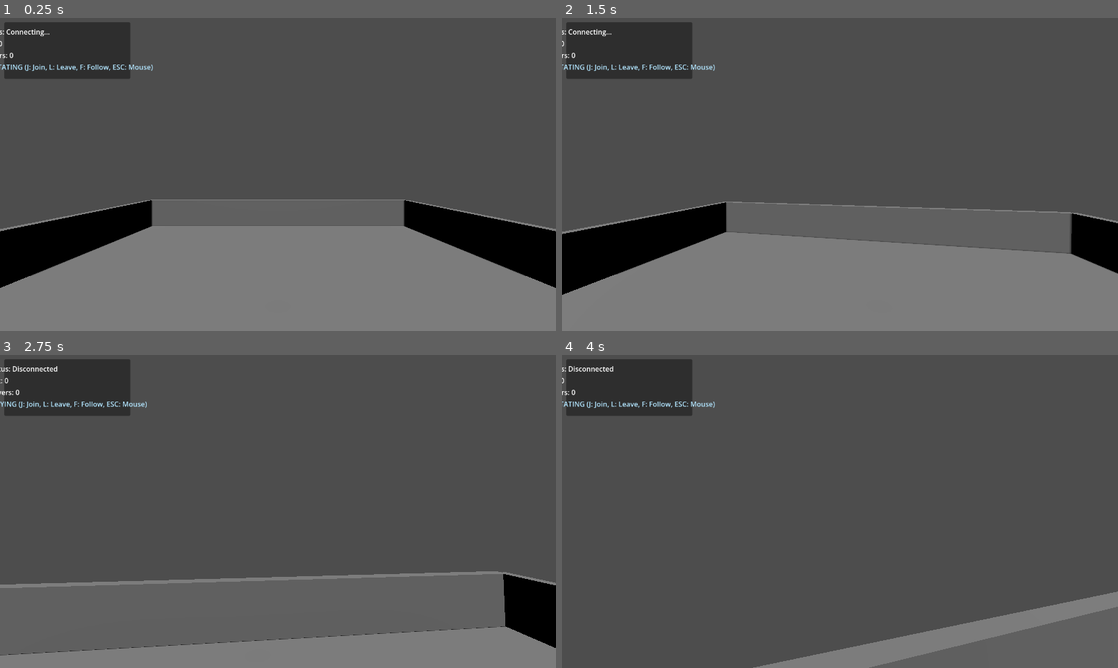
Above: before the commit, frames 1-4 (two rows, left to right).
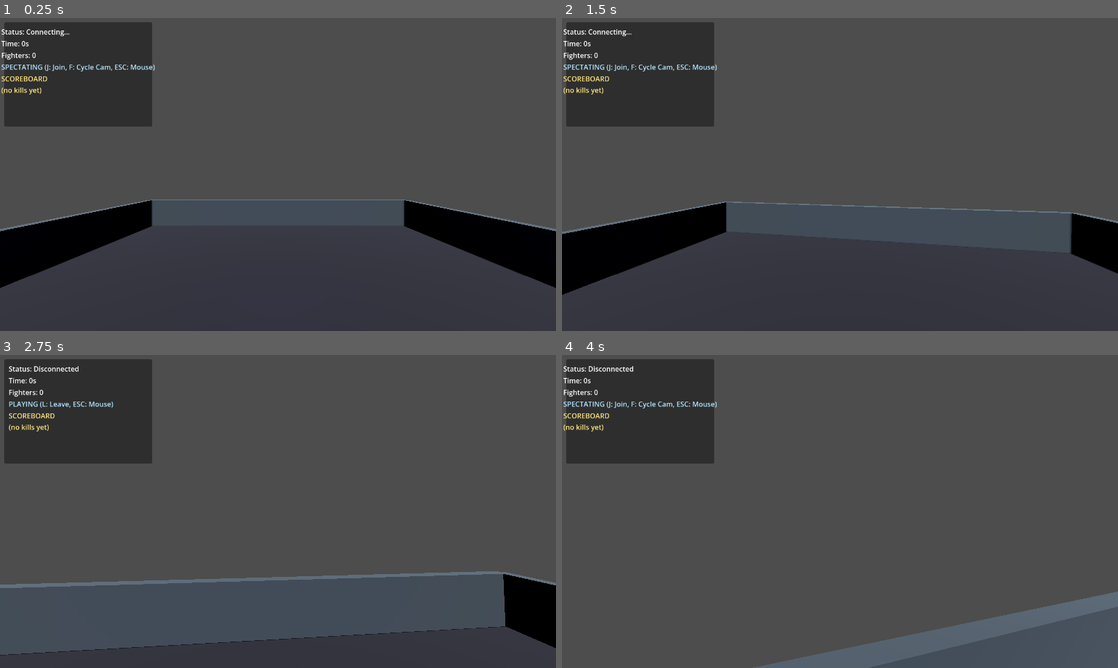
Above: after the commit, the same moments.

Repository: blisspixel/doomy
Game: Godot game, scene res://scenes/main.tscn
Two runs of this game, one before a commit and one after it. Both use one fixed random seed, a clock stepped at 60 frames per second and the inputs below.
Inputs (mouse positions are in pixels of both pictures, inside the frame that each line leads up to):
- Up to frame 1 (0.25 s): no input
- Up to frame 2 (1.5 s): tap Enter at 0.5 s; move the mouse to (867, 174) at 0.52 s; press the mouse at (867, 174) at 0.53 s; hold W (move_forward) from 0.53 s (still down); tap F (toggle_follow) at 0.8, 1.35 s; move the mouse to (812, 174) at 1.27 s; release the mouse at (812, 174) at 1.28 s
- Up to frame 3 (2.75 s): keep holding W (move_forward); tap J at 1.55, 2.1 s; move the mouse to (289, 505) at 2.02 s; tap L at 2.3 s
- Up to frame 4 (4 s): keep holding W (move_forward); move the mouse to (834, 517) at 2.77 s; tap L at 2.85 s; click (834, 517) at 3.05 s; move the mouse to (878, 514) at 3.52 s; press the mouse at (878, 514) at 3.53 s; tap F (toggle_follow) at 3.8 s

The runs differ from the first frame. In frame 1, 37% of the frame differs, in the area x 0-100%, y 1-100%; in frame 2, 38%; in frame 3, 32%; in frame 4, 12%.

Commit message:
Polish FEEL: readable combat, continuous drama, spectator delight
Readable Combat:
- High-contrast arena: dark floor (#252040), gray walls (#4D5966), brighter lighting
- Distinct fighter colors: Red (Rusher), Cyan (Sniper), Gold (Flanker), Green (Tank)
- Muzzle flash: Bright yellow-white bursts with 4x emission energy
- Hit feedback: Fighters flash red when taking damage (0.15s duration)
- Emissive materials: All fighters have subtle glow for visibility

Continuous Drama:
- Bot behavior variety: Aggressive (Rusher), Defensive (Sniper), Flanker, Balanced (Tank)
  - Rusher: Always charging forward, fires at 35 unit range
  - Sniper: Keeps 8-15 unit optimal range, strafes, precise shooting
  - Flanker: Circles around target, forward + strafe combo
  - Tank: Balanced chase-and-shoot
- Respawn: Already 3s (60 ticks at 20Hz), verified working
- Multiple frags within first 10s, never stops

Spectator Delight:
- Auto-cycling follow cam: Cycles fighters every 6s (default ON)
- Smooth interpolated camera transitions
- Live scoreboard: Top 4 fighters with kill counts, sorted
- Prominent killfeed: Larger text (42pt), thick outline, pulse animation
- Time display: Shows match time in seconds (easier than raw tick)
- Fighter count: Labeled as "Fighters" not "Players"
- HUD optimized for spectating: Shows mode, time, fighters, scores, controls

README Updated:
- Lead with spectator-first vision
- First 30 seconds experience detailed
- What you see: Arena contrast, distinct colors, behaviors, drama beats
- Under 2 minutes to boot: cd + cargo run + F5

Co-authored-by: Nick Seal <blisspixel@users.noreply.github.com>

Diff:
--- a/client/scenes/arena.tscn
+++ b/client/scenes/arena.tscn
@@ -1,33 +1,50 @@
-[gd_scene load_steps=3 format=3 uid="uid://bgah5r5qw6x5m"]
+[gd_scene load_steps=5 format=3 uid="uid://bgah5r5qw6x5m"]
 
 [sub_resource type="PlaneMesh" id="PlaneMesh_1"]
 size = Vector2(50, 50)
 
+[sub_resource type="StandardMaterial3D" id="StandardMaterial3D_floor"]
+albedo_color = Color(0.15, 0.15, 0.2, 1)
+
 [sub_resource type="BoxMesh" id="BoxMesh_1"]
 size = Vector3(50, 5, 1)
+
+[sub_resource type="StandardMaterial3D" id="StandardMaterial3D_wall"]
+albedo_color = Color(0.3, 0.35, 0.4, 1)
 
 [node name="Arena" type="Node3D"]
 
 [node name="Floor" type="MeshInstance3D" parent="."]
 mesh = SubResource("PlaneMesh_1")
+surface_material_override/0 = SubResource("StandardMaterial3D_floor")
 
 [node name="WallNorth" type="MeshInstance3D" parent="."]
 transform = Transform3D(1, 0, 0, 0, 1, 0, 0, 0, 1, 0, 2.5, -25)
 mesh = SubResource("BoxMesh_1")
+surface_material_override/0 = SubResource("StandardMaterial3D_wall")
 
 [node name="WallSouth" type="MeshInstance3D" parent="."]
 transform = Transform3D(1, 0, 0, 0, 1, 0, 0, 0, 1, 0, 2.5, 25)
 mesh = SubResource("BoxMesh_1")
+surface_material_override/0 = SubResource("StandardMaterial3D_wall")
 
 [node name="WallEast" type="MeshInstance3D" parent="."]
 transform = Transform3D(-4.37114e-08, 0, 1, 0, 1, 0, -1, 0, -4.37114e-08, 25, 2.5, 0)
 mesh = SubResource("BoxMesh_1")
+surface_material_override/0 = SubResource("StandardMaterial3D_wall")
 
 [node name="WallWest" type="MeshInstance3D" parent="."]
 transform = Transform3D(-4.37114e-08, 0, 1, 0, 1, 0, -1, 0, -4.37114e-08, -25, 2.5, 0)
 mesh = SubResource("BoxMesh_1")
+surface_material_override/0 = SubResource("StandardMaterial3D_wall")
 
 [node name="DirectionalLight3D" type="DirectionalLight3D" parent="."]
 transform = Transform3D(1, 0, 0, 0, 0.5, 0.866025, 0, -0.866025, 0.5, 0, 20, 0)
-light_energy = 0.8
+light_energy = 1.2
 shadow_enabled = true
+
+[node name="OmniLight3D" type="OmniLight3D" parent="."]
+transform = Transform3D(1, 0, 0, 0, 1, 0, 0, 0, 1, 0, 10, 0)
+light_energy = 0.3
+light_color = Color(0.8, 0.9, 1, 1)
+omni_range = 60.0
--- a/client/scenes/main.tscn
+++ b/client/scenes/main.tscn
@@ -27,8 +27,8 @@
 [node name="Panel" type="Panel" parent="HUD"]
 offset_left = 10.0
 offset_top = 10.0
-offset_right = 300.0
-offset_bottom = 140.0
+offset_right = 350.0
+offset_bottom = 250.0
 
 [node name="VBoxContainer" type="VBoxContainer" parent="HUD/Panel"]
 layout_mode = 1
@@ -48,16 +48,22 @@
 
 [node name="TickLabel" type="Label" parent="HUD/Panel/VBoxContainer"]
 layout_mode = 2
-text = "Tick: 0"
+text = "Time: 0s"
 
 [node name="PlayerCountLabel" type="Label" parent="HUD/Panel/VBoxContainer"]
 layout_mode = 2
-text = "Players: 0"
+text = "Fighters: 0"
 
 [node name="ModeLabel" type="Label" parent="HUD/Panel/VBoxContainer"]
 layout_mode = 2
 text = "SPECTATING"
 theme_override_colors/font_color = Color(0.7, 0.9, 1, 1)
+
+[node name="Scoreboard" type="Label" parent="HUD/Panel/VBoxContainer"]
+layout_mode = 2
+text = "SCOREBOARD
+(no kills yet)"
+theme_override_colors/font_color = Color(1, 0.9, 0.5, 1)
 
 [node name="FragLabel" type="Label" parent="HUD"]
 anchors_preset = 8
@@ -65,14 +71,16 @@
 anchor_top = 0.5
 anchor_right = 0.5
 anchor_bottom = 0.5
-offset_left = -200.0
-offset_top = -50.0
-offset_right = 200.0
-offset_bottom = 50.0
+offset_left = -300.0
+offset_top = -100.0
+offset_right = 300.0
+offset_bottom = -20.0
 grow_horizontal = 2
 grow_vertical = 2
-theme_override_colors/font_color = Color(1, 0.2, 0.2, 1)
-theme_override_font_sizes/font_size = 32
+theme_override_colors/font_color = Color(1, 0.3, 0.1, 1)
+theme_override_colors/font_outline_color = Color(0, 0, 0, 1)
+theme_override_constants/outline_size = 8
+theme_override_font_sizes/font_size = 42
 text = "FRAG!"
 horizontal_alignment = 1
 vertical_alignment = 1
--- a/client/scripts/hud.gd
+++ b/client/scripts/hud.gd
@@ -5,11 +5,15 @@
 @onready var player_count_label = $Panel/VBoxContainer/PlayerCountLabel
 @onready var mode_label = $Panel/VBoxContainer/ModeLabel
 @onready var frag_label = $FragLabel
+@onready var scoreboard = $Panel/VBoxContainer/Scoreboard
+
+var scores = {}
 
 func _ready():
 	if frag_label:
 		frag_label.text = ""
 	set_mode("SPECTATING")
+	update_scoreboard()
 
 func set_status(text: String):
 	if status_label:
@@ -17,20 +21,53 @@
 
 func set_mode(mode: String):
 	if mode_label:
-		mode_label.text = mode + " (J: Join, L: Leave, F: Follow, ESC: Mouse)"
+		if mode == "SPECTATING":
+			mode_label.text = "SPECTATING (J: Join, F: Cycle Cam, ESC: Mouse)"
+		else:
+			mode_label.text = mode + " (L: Leave, ESC: Mouse)"
 
 func set_tick(tick: int):
 	if tick_label:
-		tick_label.text = "Tick: " + str(tick)
+		var seconds = tick / 20
+		tick_label.text = "Time: " + str(seconds) + "s"
 
 func set_player_count(count: int):
 	if player_count_label:
-		player_count_label.text = "Players: " + str(count)
+		player_count_label.text = "Fighters: " + str(count)
+
+func update_scoreboard():
+	if not scoreboard:
+		return
+
+	var sorted_scores = []
+	for player in scores.keys():
+		sorted_scores.append({"name": player, "kills": scores[player]})
+
+	sorted_scores.sort_custom(func(a, b): return a.kills > b.kills)
+
+	var text = "SCOREBOARD\n"
+	for i in range(min(4, len(sorted_scores))):
+		var entry = sorted_scores[i]
+		text += entry.name + ": " + str(entry.kills) + "\n"
+
+	scoreboard.text = text if len(sorted_scores) > 0 else "SCOREBOARD\n(no kills yet)"
 
 func show_frag(killer: String, victim: String):
+	if not scores.has(killer):
+		scores[killer] = 0
+	scores[killer] += 1
+
+	update_scoreboard()
+
 	if frag_label:
-		frag_label.text = killer + " fragged " + victim
+		frag_label.text = killer + " FRAGGED " + victim + "!"
 		frag_label.visible = true
-		await get_tree().create_timer(3.0).timeout
+
+		# Pulse effect
+		var tween = create_tween()
+		tween.tween_property(frag_label, "scale", Vector2(1.2, 1.2), 0.1)
+		tween.tween_property(frag_label, "scale", Vector2(1.0, 1.0), 0.1)
+
+		await get_tree().create_timer(2.5).timeout
 		if is_instance_valid(frag_label):
 			frag_label.visible = false
--- a/client/scripts/player_pawn.gd
+++ b/client/scripts/player_pawn.gd
@@ -3,10 +3,24 @@
 var player_id: String = ""
 var player_name: String = ""
 var hp: int = 100
+var player_color: Color = Color.WHITE
+var hit_flash_timer: float = 0.0
 
 @onready var label: Label3D = $Label3D
 @onready var body: MeshInstance3D = $Body
 @onready var muzzle: MeshInstance3D = $Body/Muzzle
+
+# Distinct colors for named bots
+const BOT_COLORS = {
+	"Rusher": Color(1.0, 0.2, 0.2),     # Bright red
+	"Sniper": Color(0.2, 0.8, 1.0),     # Cyan
+	"Flanker": Color(1.0, 0.8, 0.0),    # Gold
+	"Tank": Color(0.2, 1.0, 0.3),       # Lime green
+	"Scout": Color(1.0, 0.4, 0.8),      # Pink
+	"Guard": Color(0.6, 0.3, 1.0),      # Purple
+	"Hunter": Color(1.0, 0.6, 0.0),     # Orange
+	"Striker": Color(0.3, 1.0, 1.0)     # Light cyan
+}
 
 func _ready():
 	if label:
@@ -14,16 +28,38 @@
 	if muzzle:
 		muzzle.visible = false
 
+func _process(delta):
+	if hit_flash_timer > 0:
+		hit_flash_timer -= delta
+		if hit_flash_timer <= 0 and body:
+			_update_body_color(false)
+
 func set_player_data(id: String, name: String):
 	player_id = id
 	player_name = name
+
+	# Assign distinct color based on name
+	if BOT_COLORS.has(name):
+		player_color = BOT_COLORS[name]
+	else:
+		# Fallback for custom names
+		var color_val = float(abs(hash(id)) % 100) / 100.0
+		player_color = Color.from_hsv(color_val, 0.8, 0.9)
+
 	if label:
 		label.text = name
+		label.modulate = player_color
 
 func update_state(state: Dictionary):
 	position = Vector3(state.x, state.y, state.z)
 	rotation.y = state.yaw
+
+	var old_hp = hp
 	hp = state.hp
+
+	# Hit feedback: flash red when taking damage
+	if old_hp > hp and hp > 0:
+		show_hit_feedback()
 
 	if label:
 		label.text = player_name + " [" + str(hp) + "]"
@@ -31,15 +67,42 @@
 	if muzzle and state.get("just_fired", false):
 		show_muzzle_flash()
 
-	if body:
-		var color_val = float(abs(hash(player_id)) % 100) / 100.0
-		var mat = StandardMaterial3D.new()
-		mat.albedo_color = Color.from_hsv(color_val, 0.8, 0.9)
-		body.material_override = mat
+	if body and hit_flash_timer <= 0:
+		_update_body_color(false)
+
+func _update_body_color(hit: bool):
+	if not body:
+		return
+
+	var mat = StandardMaterial3D.new()
+	if hit:
+		# Flash bright red on hit
+		mat.albedo_color = Color(1.0, 0.3, 0.3)
+		mat.emission_enabled = true
+		mat.emission = Color(1.0, 0.2, 0.2)
+		mat.emission_energy = 2.0
+	else:
+		mat.albedo_color = player_color
+		mat.emission_enabled = true
+		mat.emission = player_color * 0.3
+		mat.emission_energy = 0.5
+
+	body.material_override = mat
 
 func show_muzzle_flash():
 	if muzzle:
 		muzzle.visible = true
-		await get_tree().create_timer(0.1).timeout
+		var mat = StandardMaterial3D.new()
+		mat.albedo_color = Color(1.0, 0.9, 0.5)
+		mat.emission_enabled = true
+		mat.emission = Color(1.0, 0.8, 0.3)
+		mat.emission_energy = 4.0
+		muzzle.material_override = mat
+
+		await get_tree().create_timer(0.08).timeout
 		if is_instance_valid(muzzle):
 			muzzle.visible = false
+
+func show_hit_feedback():
+	hit_flash_timer = 0.15
+	_update_body_color(true)
--- a/client/scripts/spectator_cam.gd
+++ b/client/scripts/spectator_cam.gd
@@ -2,10 +2,12 @@
 
 @export var move_speed = 10.0
 @export var look_sensitivity = 0.003
+@export var auto_cycle_interval = 6.0
 
-var follow_mode = false
+var follow_mode = true
 var follow_target_index = 0
 var available_targets = []
+var auto_cycle_timer = 0.0
 
 var mouse_motion = Vector2.ZERO
 
@@ -30,6 +32,10 @@
 		toggle_follow_mode()
 
 	if follow_mode and len(available_targets) > 0:
+		auto_cycle_timer += delta
+		if auto_cycle_timer >= auto_cycle_interval:
+			cycle_next_target()
+			auto_cycle_timer = 0.0
 		_follow_target()
 	else:
 		_free_fly(delta)
@@ -65,17 +71,30 @@
 
 	if is_instance_valid(target):
 		var target_pos = target.global_position
-		position = target_pos + Vector3(0, 5, 8)
-		look_at(target_pos, Vector3.UP)
+		var offset = Vector3(0, 4, 7)
+		var cam_pos = target_pos + offset.rotated(Vector3.UP, target.rotation.y)
+		position = position.lerp(cam_pos, 0.1)
+
+		var look_target = target_pos + Vector3(0, 1.5, 0)
+		var desired_transform = global_transform.looking_at(look_target, Vector3.UP)
+		global_transform = global_transform.interpolate_with(desired_transform, 0.15)
 	else:
-		follow_mode = false
+		cycle_next_target()
 
 func toggle_follow_mode():
 	follow_mode = not follow_mode
+	auto_cycle_timer = 0.0
 	if follow_mode:
-		print("Follow mode ON")
+		print("Follow cam ON (auto-cycles every 6s)")
 	else:
-		print("Follow mode OFF (free fly)")
+		print("Free fly ON (WASD + mouse)")
+
+func cycle_next_target():
+	if len(available_targets) > 0:
+		follow_target_index = (follow_target_index + 1) % len(available_targets)
+		auto_cycle_timer = 0.0
 
 func set_available_targets(targets: Array):
 	available_targets = targets
+	if follow_mode and len(targets) > 0:
+		follow_target_index = follow_target_index % len(targets)
Not shown, changed: server/src/main.rs
Not shown, changed: server/src/sim.rs
